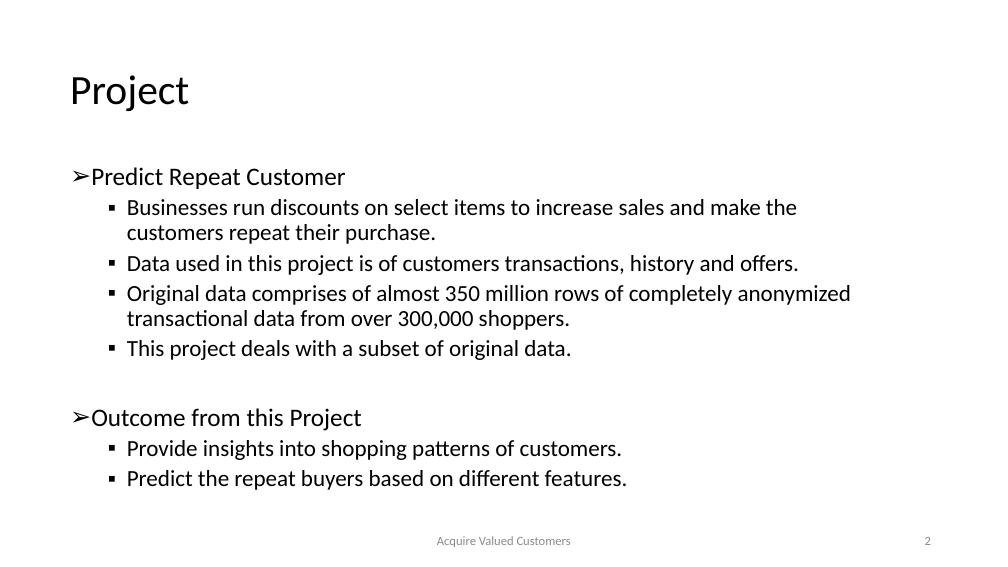
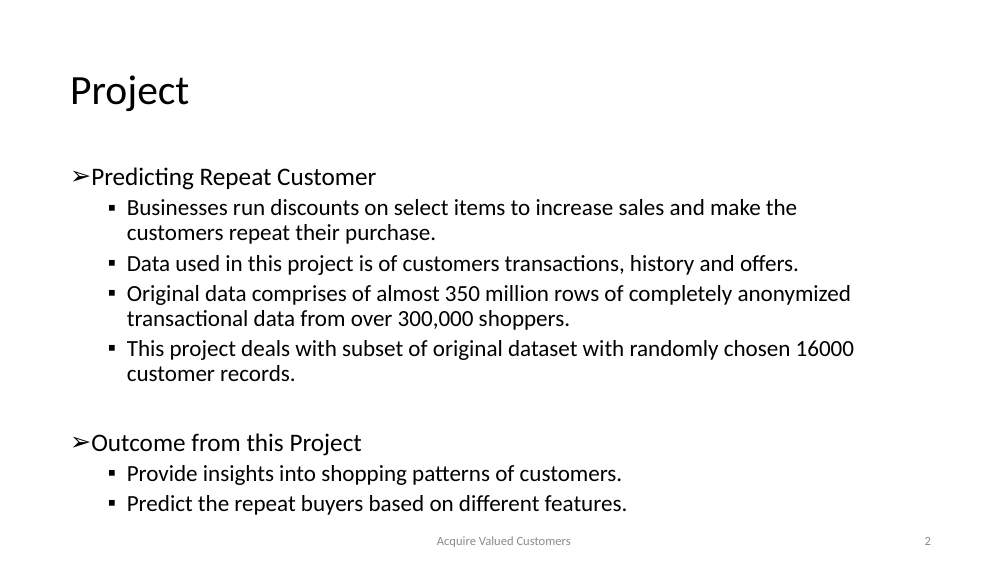
Before and after one commit to samudassir/acquirevaluedcustomers, a slide deck: slide 2 of project_report/project_presentation_II.pptx. Drawn at 1008x567 pixels with LibreOffice and Linux fonts; fonts in the diff are those of the drawing. Boxes give left, top, right and bottom in pixels: in the first picture for what was removed or moved away, otherwise in the second. Text is boxed around its words. In the diff, an @@ line names an element or a change of style, - is before the commit and + after.

Commit message:
project presentation

```diff
--- a/project_report/project_presentation_II.pptx
+++ b/project_report/project_presentation_II.pptx
@@ text at bbox=[91, 167, 376, 190]: text changed @@
-➢ Predict Repeat Customer
+➢ Predicting Repeat Customer
@@ text at bbox=[127, 340, 854, 381]: text changed @@
-  ▪ This project deals with a subset of original data.
+  ▪ This project deals with subset of original dataset with randomly chosen 16000 customer records.
```
Also in this commit, not shown: 10 other slides changed, 2 slides removed, 1 other file.
